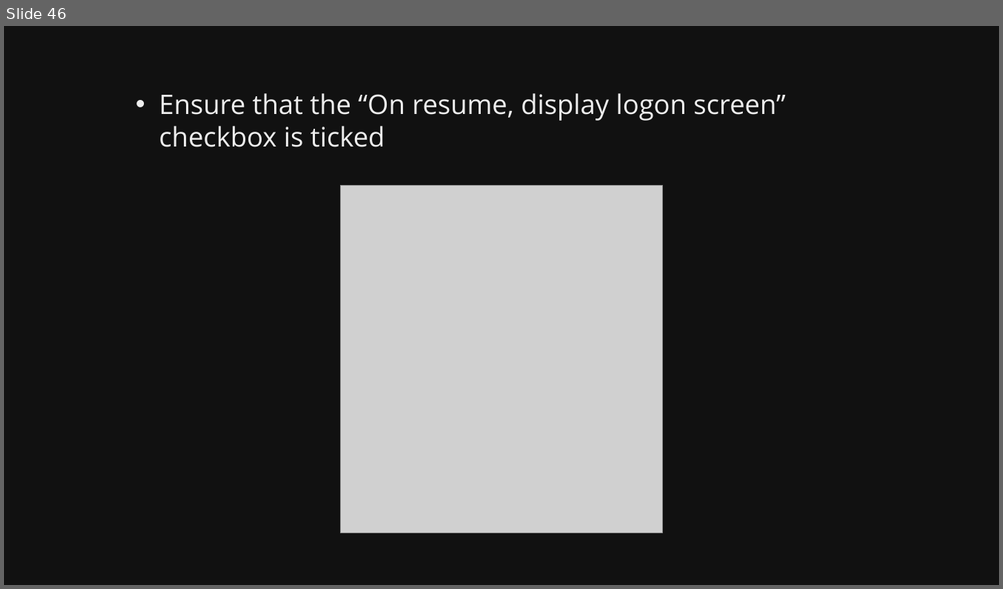
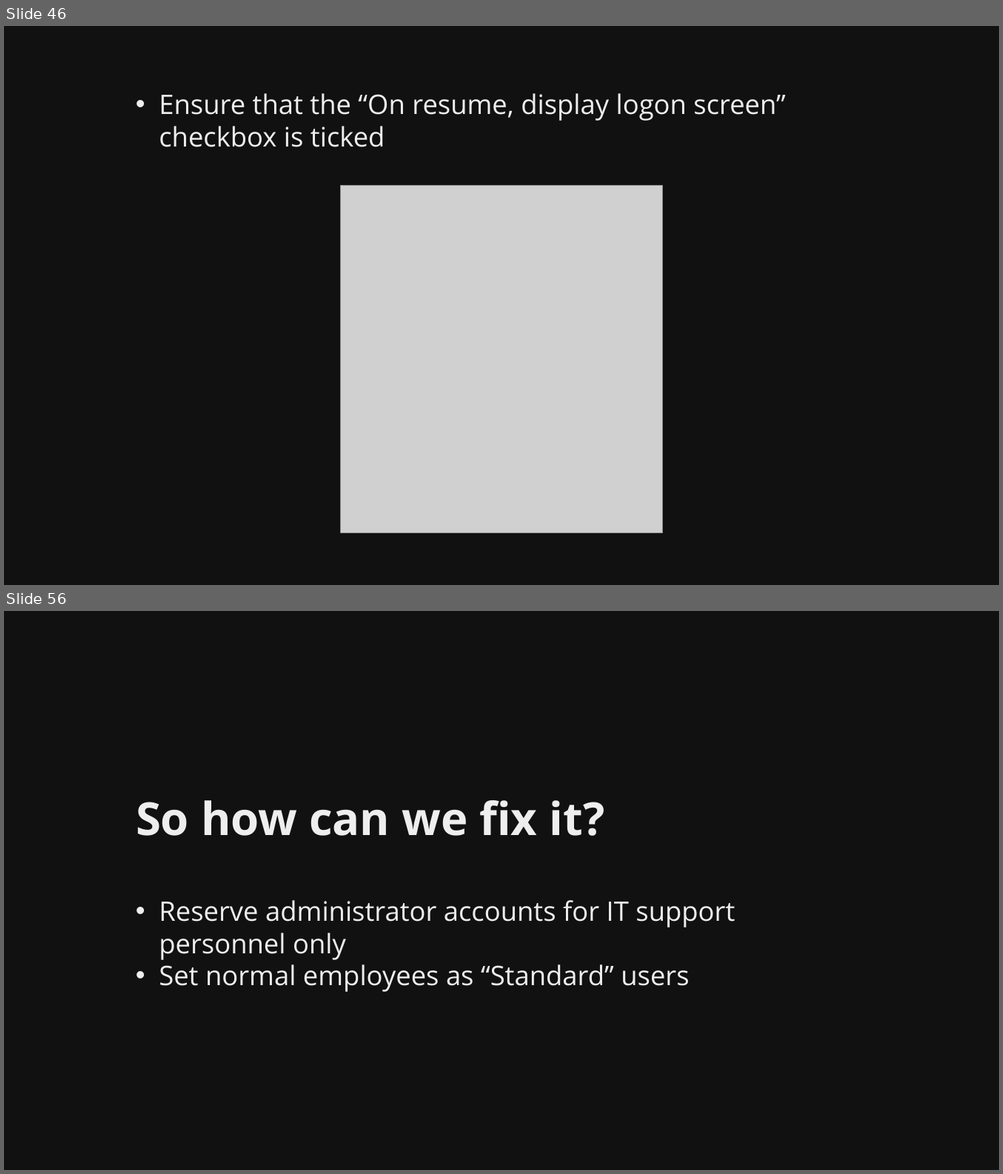
Before and after one commit to martymcflywa/ecu, a slide deck: year_1/sem_2/CSI1101_computer_security/0b_assignment_2_[22MAY15_0900]/dev/CSI1101_PONCE_A2_v01.pptx. Shown one above the other, each under a label of ours: slide 46 before the commit, slides 46 and 56 after it; the slides between them are not shown. The pictures are 1003x589 and 1003x1174 pixels, drawn with LibreOffice and Linux fonts; fonts in the diff are those of the drawing; grey boxes stand for pictures. Boxes give left, top, right and bottom in pixels: in the first picture for what was removed or moved away, otherwise in the second. Text is boxed around its words. In the diff, an @@ line names an element or a change of style, - is before the commit and + after.

```diff
--- a/year_1/sem_2/CSI1101_computer_security/0b_assignment_2_[22MAY15_0900]/dev/CSI1101_PONCE_A2_v01.pptx
+++ b/year_1/sem_2/CSI1101_computer_security/0b_assignment_2_[22MAY15_0900]/dev/CSI1101_PONCE_A2_v01.pptx
@@ slide 56 added at (x1=4, y1=611, x2=999, y2=1170), background #111111 @@
@@ title added at (x1=136, y1=800, x2=605, y2=836), 44 pt, text #EEEEEE, bold @@
+So how can we fix it?
@@ text added at (x1=159, y1=900, x2=734, y2=992), 26 pt, text #EEEEEE @@
+• Reserve administrator accounts for IT support personnel only
+• Set normal employees as “Standard” users
```
Also in this commit, not shown: 3 slides changed, 11 other slides added, 6 other files.
